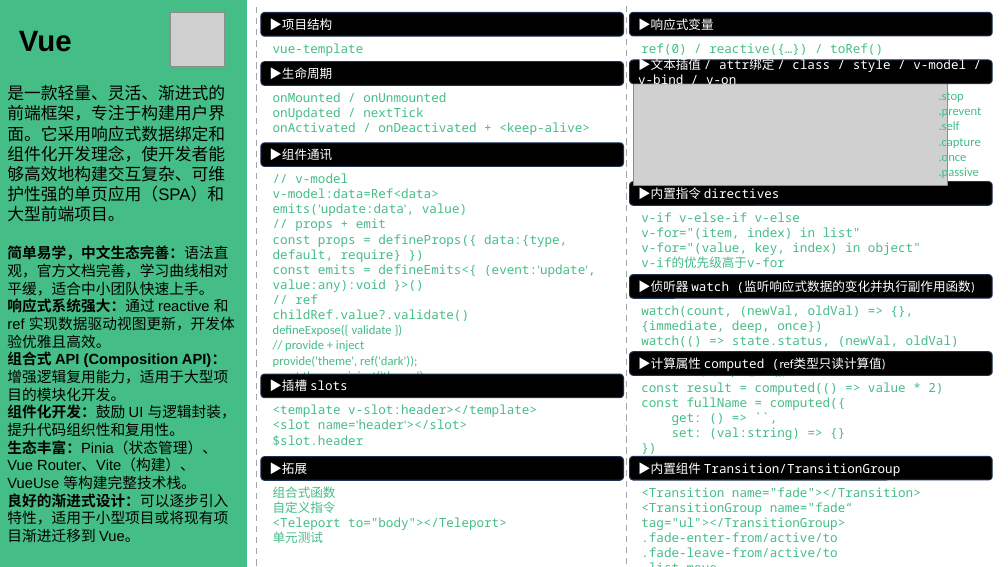
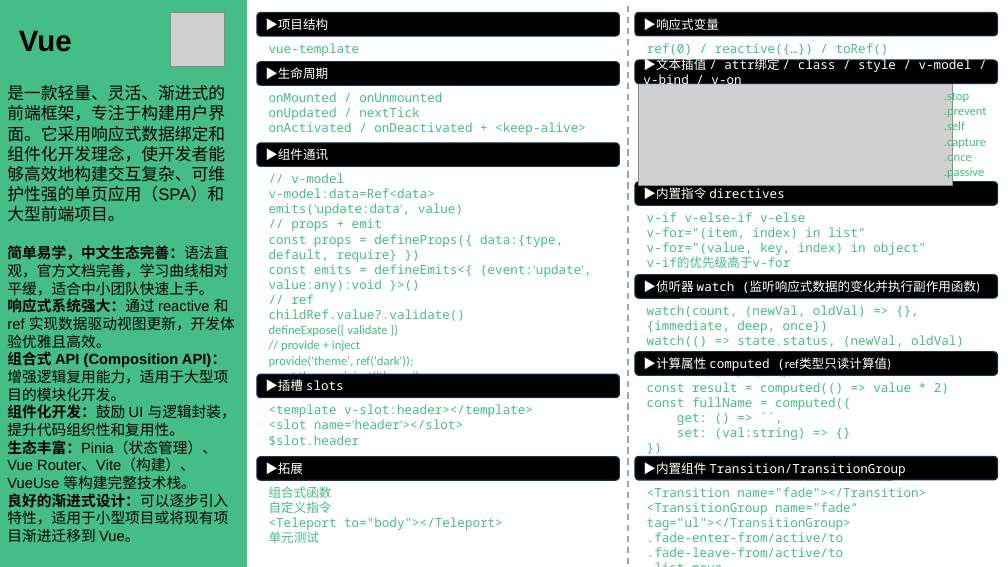
Before and after one commit to ColaLovingCat/vue_template, a slide deck: slide 1 of public/docs/StudyCards.pptx. Drawn at 1008x567 pixels with LibreOffice and Linux fonts; fonts in the diff are those of the drawing; grey boxes stand for pictures. Boxes give left, top, right and bottom in pixels: in the first picture for what was removed or moved away, otherwise in the second. Text is boxed around its words. In the diff, an @@ line names an element or a change of style, - is before the commit and + after.

```diff
--- a/public/docs/StudyCards.pptx
+++ b/public/docs/StudyCards.pptx
@@ line removed from (256, 7) to (256, 566) @@
@@ 5 rounded rectangles, 5 texts: place and size @@
-5 rounded rectangles, 5 texts at [261,13,624,543]
+5 rounded rectangles, 5 texts at [257,13,620,543]
@@ 6 rounded rectangles, 6 texts, 1 picture: place and size @@
-6 rounded rectangles, 6 texts, 1 picture at [630,12,993,557]
+6 rounded rectangles, 6 texts, 1 picture at [635,12,998,557]
```
Also in this commit, not shown: 1 other slide changed, 2 slides added, 1 slide removed, 4 other files.
